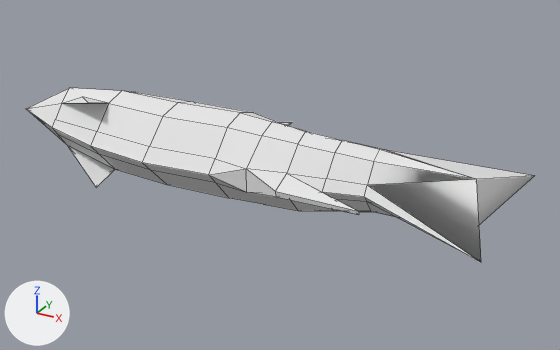
What one commit did to the OBJ model assets/meshes/fish.obj.
The view is the same before and after, from a camera (50 mm lens) standing at (10.32, -13.9, 6.65) and looking at (2.42, 0.46, -0.53). The lights are fixed; the arrows at lower left show +X, +Y and +Z. Mesh edges are drawn as thin lines. Where no turn or scale is listed for an object, it has been applied to the vertices. Vertices at the same position are counted once.
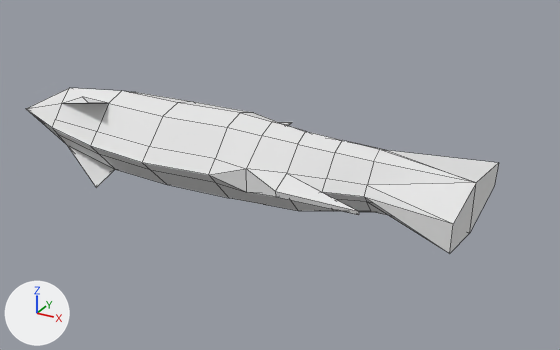
What the commit changed:
me_cylinder is used by ob_cylinder; location (0.0, 0.0, 0.0).
me_cylinder had 90 vertices, 114 faces and spanned x -5.0..7.77, y -2.19..2.48, z -1.09..1.05.
me_cylinder now has 91 vertices, 115 faces and spans x -5.0..7.04, y -1.47..2.48, z -1.09..1.05.
Part 1, on me_cylinder:
1 vertex is removed from x 5.0, y 0.72, z 0.0.
10 faces are deleted.
3 vertices move from x 7.04..7.77, y -2.19..1.99, z 0.0..0.57 to x 7.02..7.04, y -1.44..1.68, z -0.41..0.5.
2 vertices are added at (7.04, 1.72, 0.25), (7.04, -1.47, 0.23).
11 new faces join them.

Changed parts and their boxes (x1, y1, x2, y2) in the pictures (560 x 350 px; the box of a moved part takes in the faces that stretch with it):
'Cylinder', reshaped (7% narrower): before (26, 88, 534, 262); after (26, 88, 499, 254)
part 1 of me_cylinder, moved or reshaped: before (364, 150, 534, 262); after (364, 150, 499, 254)
